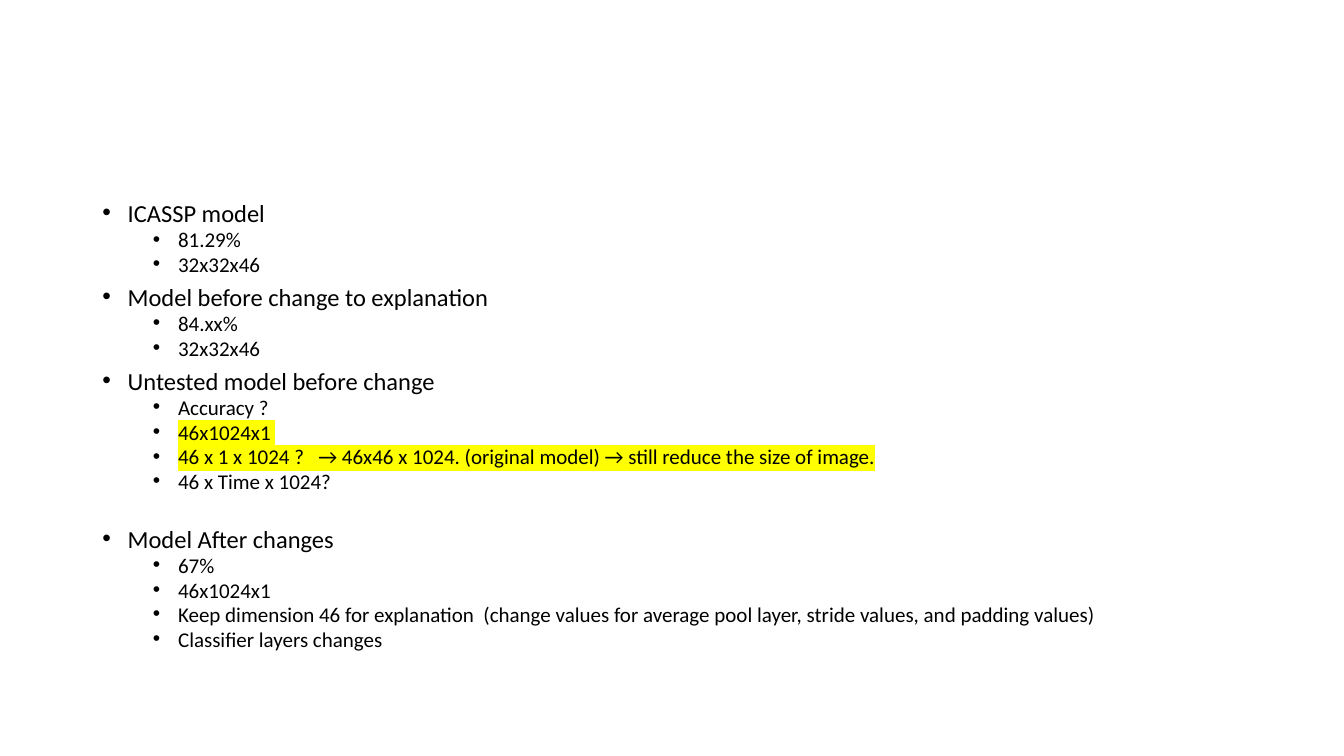
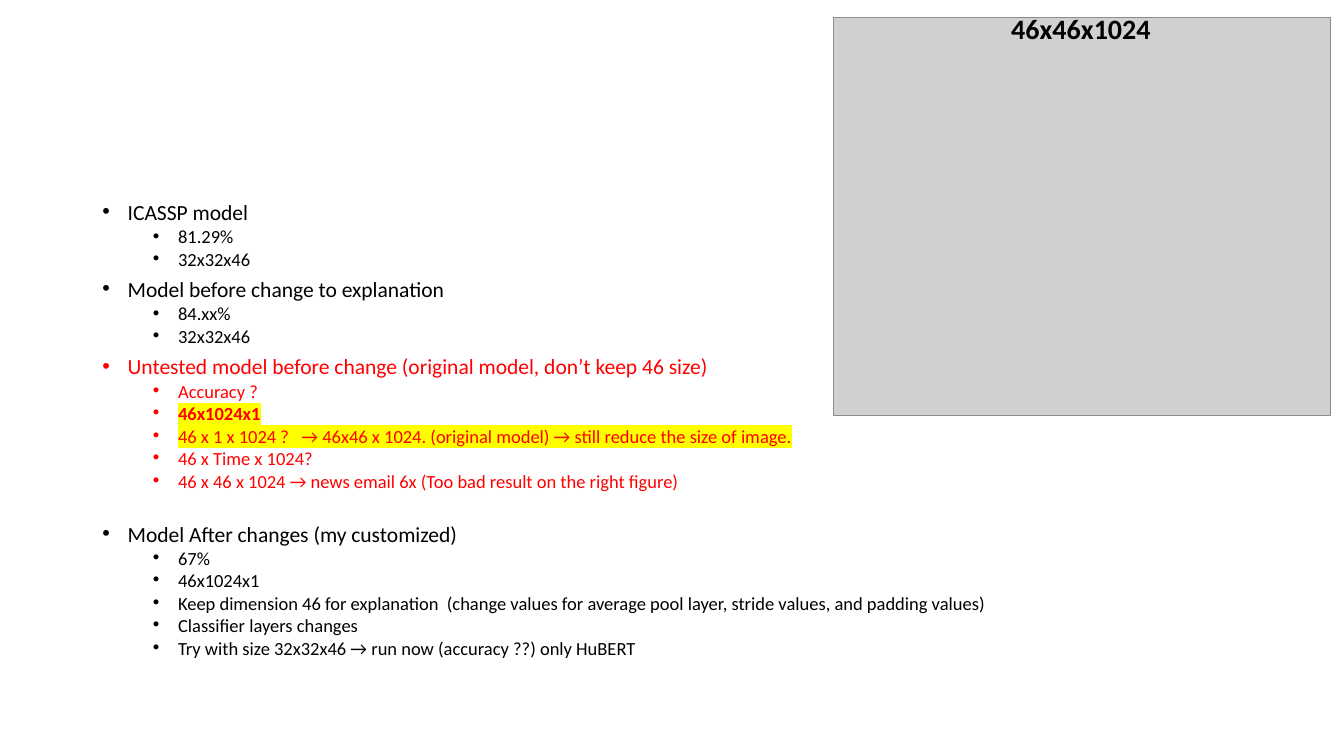
Before and after one commit to bangtran001/AttentionSleepiness, a slide deck: slide 5 of discussion.pptx. Drawn at 1344x756 pixels with LibreOffice and Linux fonts; fonts in the diff are those of the drawing; grey boxes stand for pictures. Boxes give left, top, right and bottom in pixels: in the first picture for what was removed or moved away, otherwise in the second. Text is boxed around its words. In the diff, an @@ line names an element or a change of style, - is before the commit and + after.

```diff
--- a/discussion.pptx
+++ b/discussion.pptx
@@ picture added at (834,17,1331,415) @@
@@ text added at (1011,16,1150,39), 20 pt, text #000000, bold @@
+46x46x1024
@@ text at (128,205,985,635): size 17.5 to 15.4 pt in "ICASSP model", "Model before change to explanation"; size 15 to 13.2 pt in "81.29%", "32x32x46", "84.xx%", "32x32x46" and 8 more places; text colour #000000 to #FF0000 in "Accuracy ?", "46x1024x1", "46 x 1 x 1024 ? → ...", "46 x Time x 1024?"; bold on in "46x1024x1" @@
@@ text at (128,358,708,378): text changed; size 17.5 to 15.4 pt; text colour #000000 to #FF0000 @@
-• Untested model before change
+• Untested model before change (original model, don’t keep 46 size)
@@ text at (128,474,678,546): text changed; size 17.5 to 13.2 pt; text colour #000000 to #FF0000 @@
-• Model After changes
+  • 46 x 46 x 1024 → news email 6x (Too bad result on the right figure)
+• Model After changes (my customized)
@@ text at (178,641,635,658): paragraph added @@
+  • Try with size 32x32x46 → run now (accuracy ??) only HuBERT
```
Also in this commit, not shown: 1 other slide changed, 21 other files.
